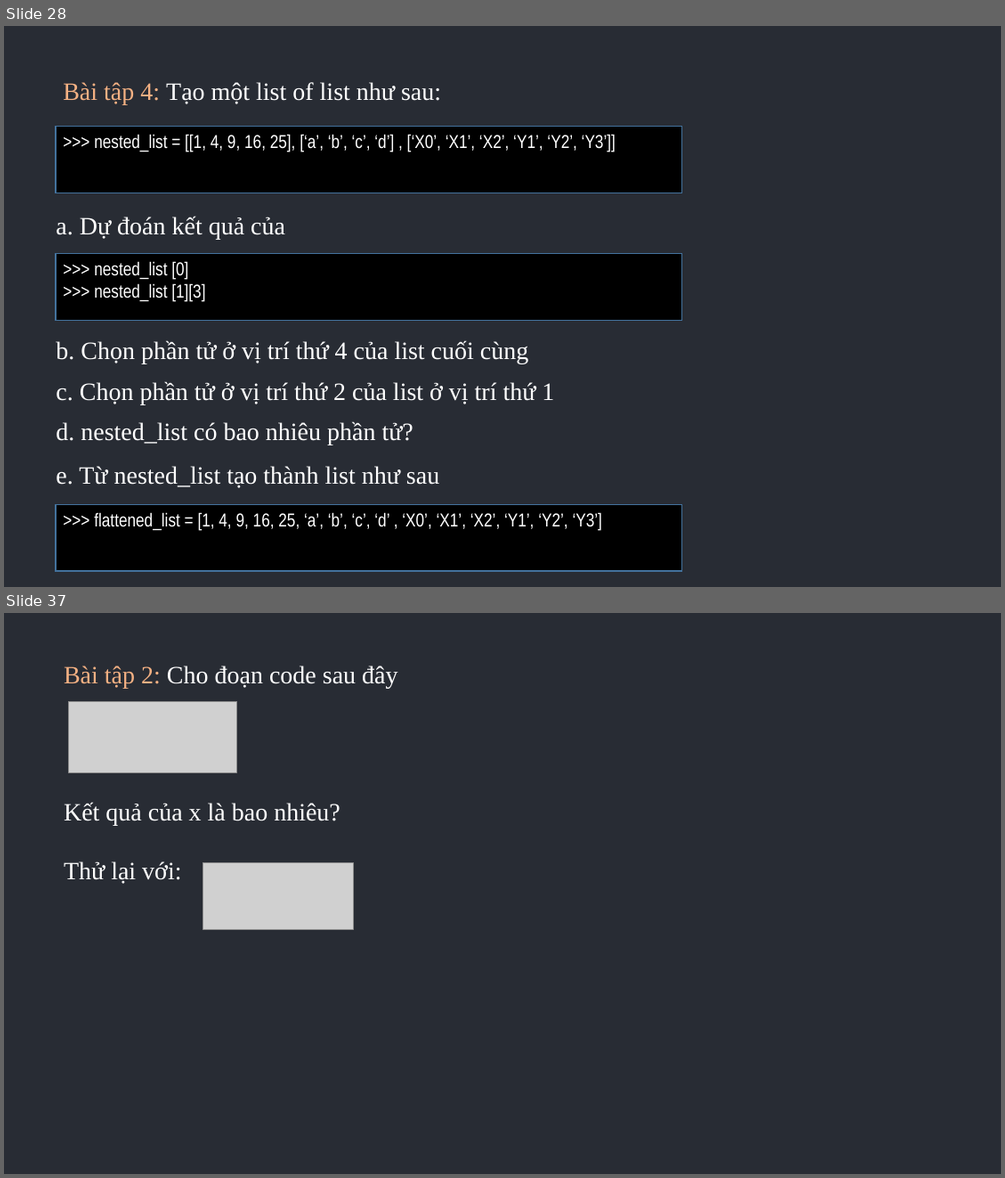
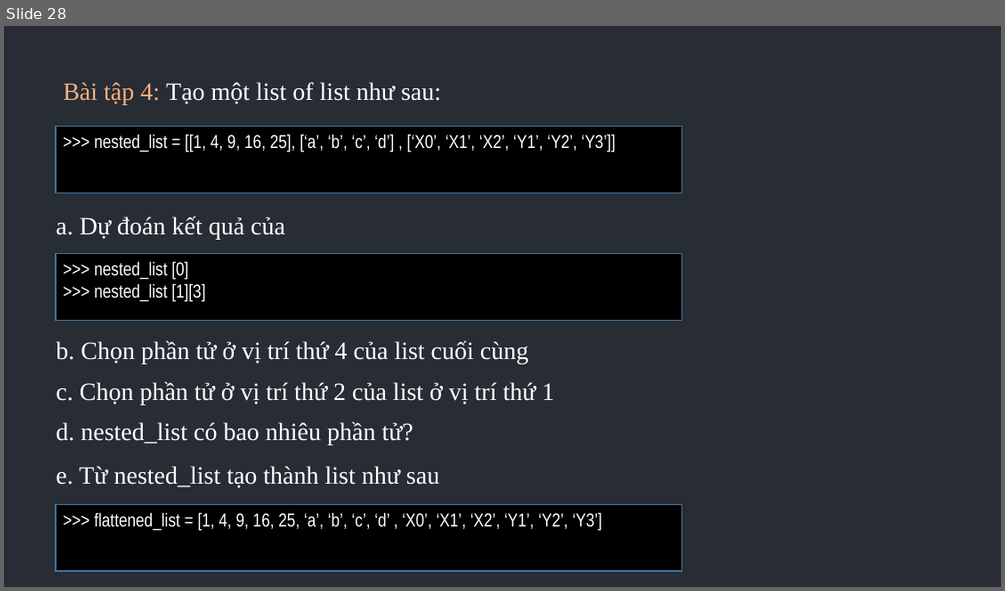
Before and after one commit to KataNguyen/datadriven-project, a slide deck: corp_training/Python Training - Week 1.pptx. Shown one above the other, each under a label of ours: slides 28 and 37 before the commit, slide 28 after it; the slides between them are not shown. The pictures are 1005x1178 and 1005x591 pixels, drawn with LibreOffice and Linux fonts; fonts in the diff are those of the drawing; grey boxes stand for pictures. Boxes give left, top, right and bottom in pixels: in the first picture for what was removed or moved away, otherwise in the second. Text is boxed around its words. In the diff, an @@ line names an element or a change of style, - is before the commit and + after.

```diff
--- a/corp_training/Python Training - Week 1.pptx
+++ b/corp_training/Python Training - Week 1.pptx
@@ slide 37 removed at box(4, 613, 1001, 1174), background #282C34 @@
@@ text removed at box(64, 666, 397, 688) @@
-Bài tập 2: Cho đoạn code sau đây
@@ picture removed at box(69, 701, 237, 772) @@
@@ text removed at box(64, 802, 340, 825) @@
-Kết quả của x là bao nhiêu?
@@ text removed at box(64, 861, 181, 884) @@
-Thử lại với:
@@ picture removed at box(202, 863, 353, 929) @@
```
Also in this commit, not shown: 19 other slides removed, 15 other files.
